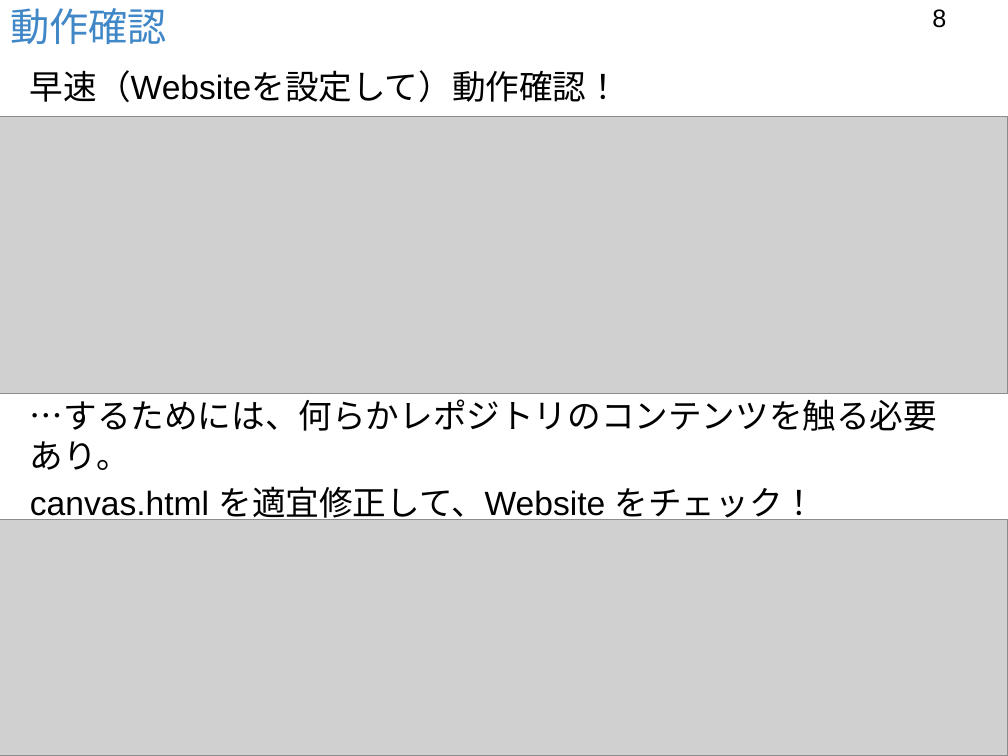
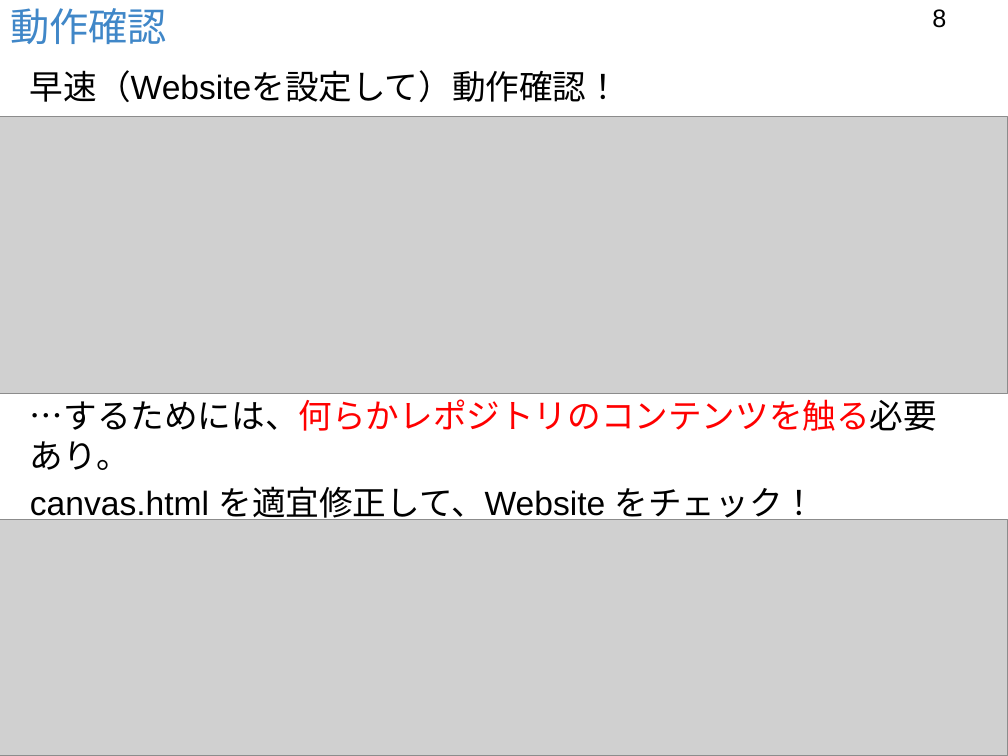
Before and after one commit to foss4g-tokyo-vt/slides, a slide deck: slide 8 of 151009ベクトルタイル利用サイトを作ろうPt.5.pptx. Drawn at 1008x756 pixels with LibreOffice and Linux fonts; fonts in the diff are those of the drawing; grey boxes stand for pictures; background and template pictures are left out. Boxes give left, top, right and bottom in pixels: in the first picture for what was removed or moved away, otherwise in the second. Text is boxed around its words. In the diff, an @@ line names an element or a change of style, - is before the commit and + after.

```diff
--- a/151009ベクトルタイル利用サイトを作ろうPt.5.pptx
+++ b/151009ベクトルタイル利用サイトを作ろうPt.5.pptx
@@ text at box(30, 393, 937, 470): text colour #000000 to #FF0000 in "…するためには、何らかレポジトリのコンテンツを触る必要あり。" @@
```
Also in this commit, not shown: 1 other slide changed, 2 other files.
